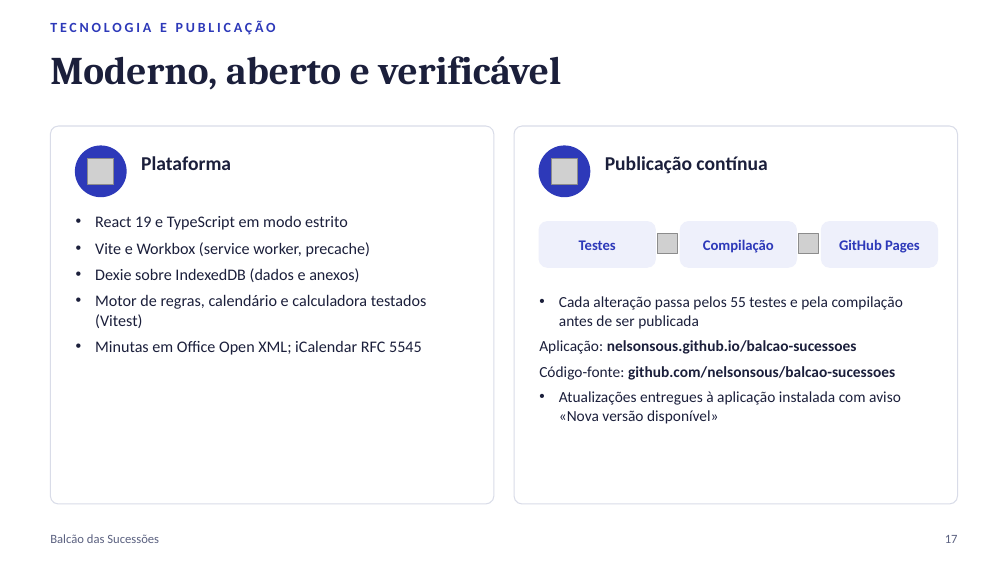
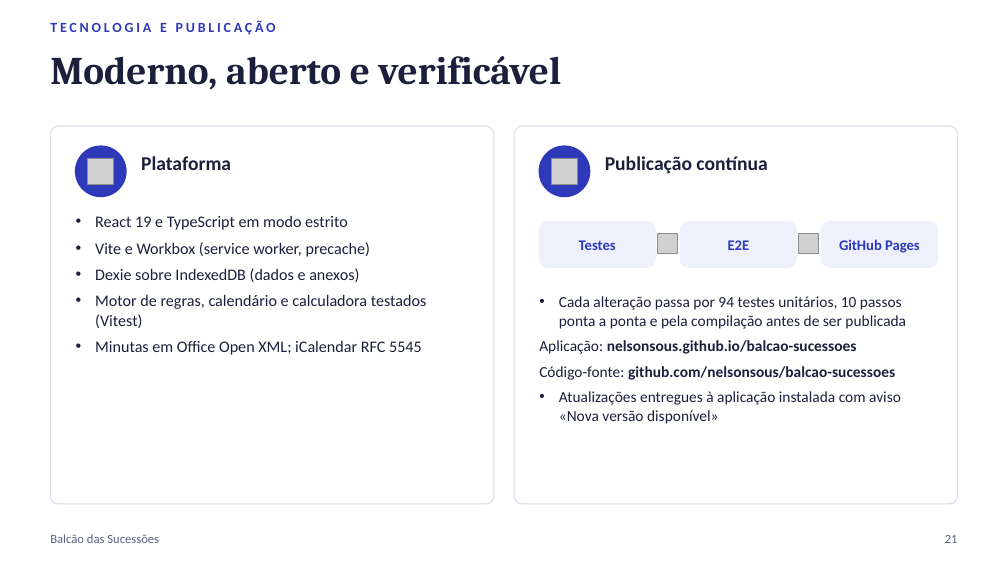
Before and after one commit to nelsonsous/balcao-sucessoes, a slide deck: slide 21 of docs/Balcao-das-Sucessoes-Apresentacao.pptx (slide 17 before the commit). Drawn at 1008x567 pixels with LibreOffice and Linux fonts; fonts in the diff are those of the drawing; grey boxes stand for pictures. Boxes give left, top, right and bottom in pixels: in the first picture for what was removed or moved away, otherwise in the second. Text is boxed around its words. In the diff, an @@ line names an element or a change of style, - is before the commit and + after.

```diff
--- a/docs/Balcao-das-Sucessoes-Apresentacao.pptx
+++ b/docs/Balcao-das-Sucessoes-Apresentacao.pptx
@@ text at bbox=[728, 240, 750, 250]: text changed @@
-Compilação
+E2E
@@ text at bbox=[559, 296, 906, 329]: text changed @@
-• Cada alteração passa pelos 55 testes e pela compilação antes de ser publicada
+• Cada alteração passa por 94 testes unitários, 10 passos ponta a ponta e pela compilação antes de ser publicada
@@ text at bbox=[945, 535, 958, 543]: text changed @@
-17
+21
```
Also in this commit, not shown: 8 other slides changed, 4 slides added, 7 other files.
